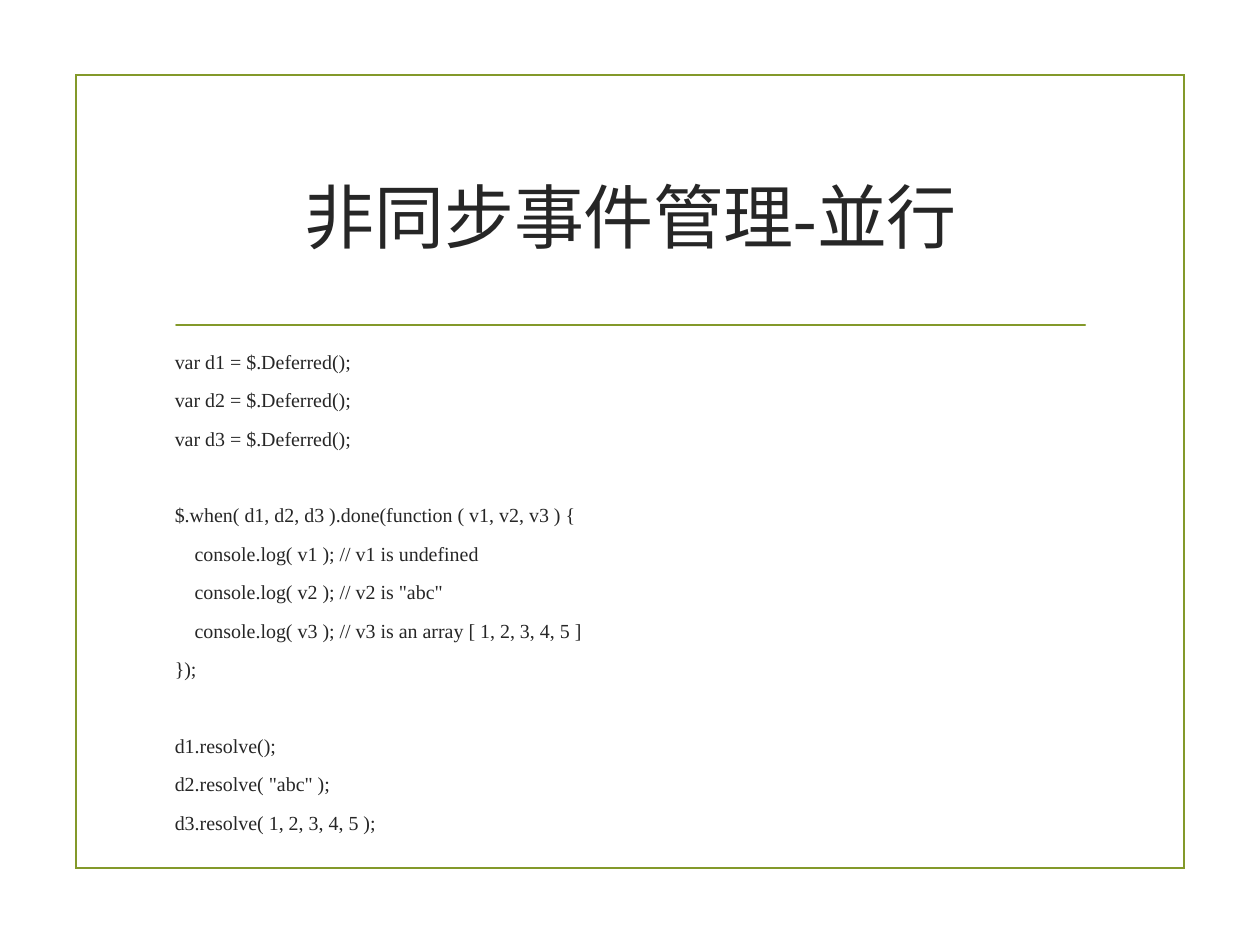
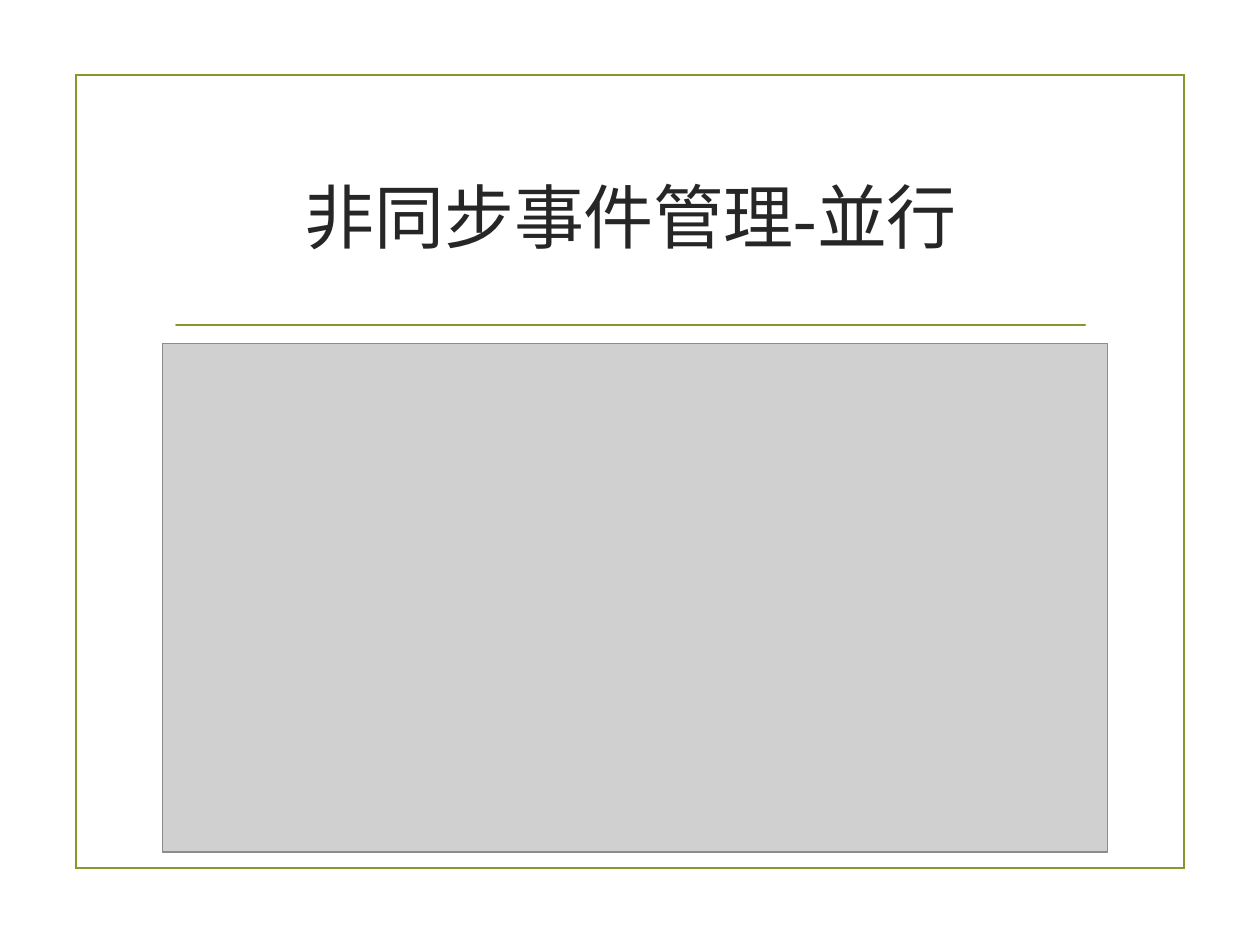
Before and after one commit to alexchen7022/JavaScriptStudyMaterial, a slide deck: slide 83 of 4_Jquery.pptx (slide 78 before the commit). Drawn at 1260x945 pixels with LibreOffice and Linux fonts; fonts in the diff are those of the drawing; grey boxes stand for pictures; background and template pictures are left out. Boxes give left, top, right and bottom in pixels: in the first picture for what was removed or moved away, otherwise in the second. Text is boxed around its words. In the diff, an @@ line names an element or a change of style, - is before the commit and + after.

```diff
--- a/4_Jquery.pptx
+++ b/4_Jquery.pptx
@@ picture added at [163, 343, 1108, 852] @@
@@ text removed at [175, 354, 570, 834] @@
-var d1 = $.Deferred();
-var d2 = $.Deferred();
-var d3 = $.Deferred();
-$.when( d1, d2, d3 ).done(function ( v1, v2, v3 ) {
-console.log( v1 ); // v1 is undefined
-console.log( v2 ); // v2 is "abc"
-console.log( v3 ); // v3 is an array [ 1, 2, 3, 4, 5 ]
-});
-d1.resolve();
-d2.resolve( "abc" );
-d3.resolve( 1, 2, 3, 4, 5 );
```
Also in this commit, not shown: 10 other slides changed, 13 slides added, 1 slide removed.
